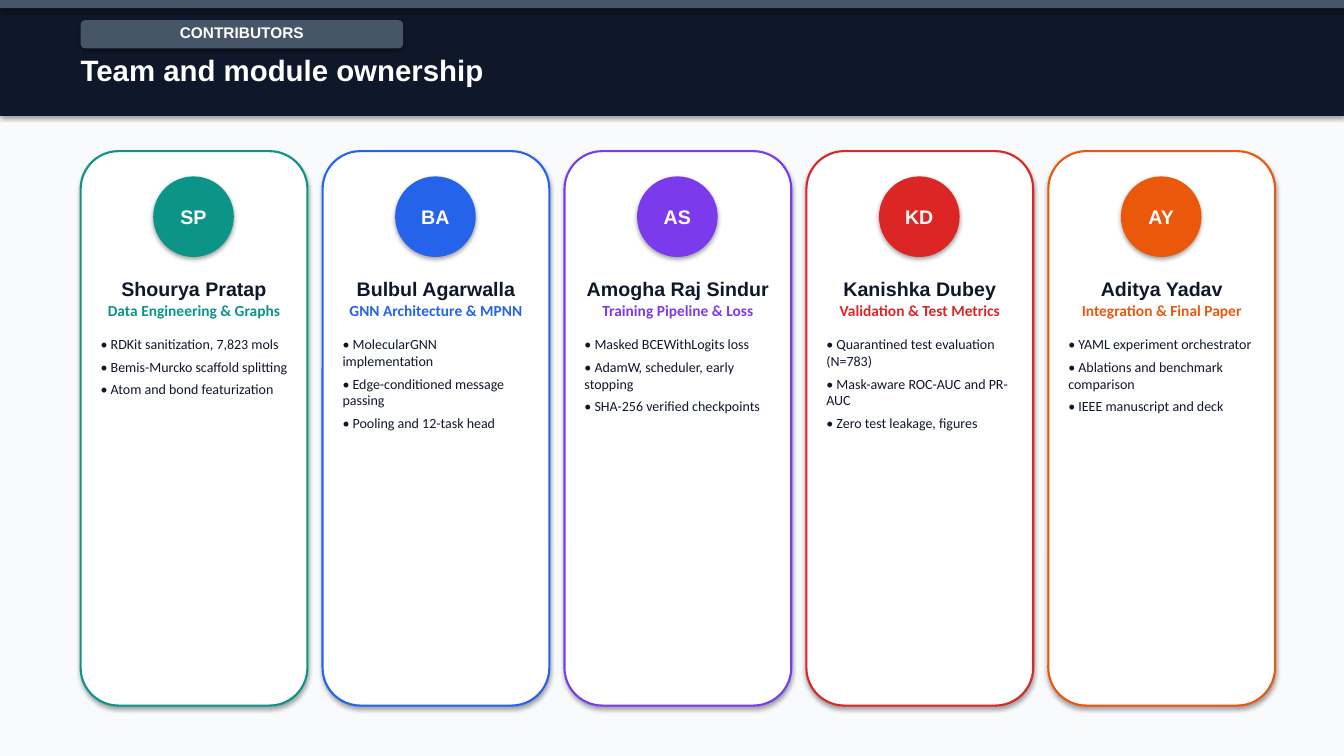
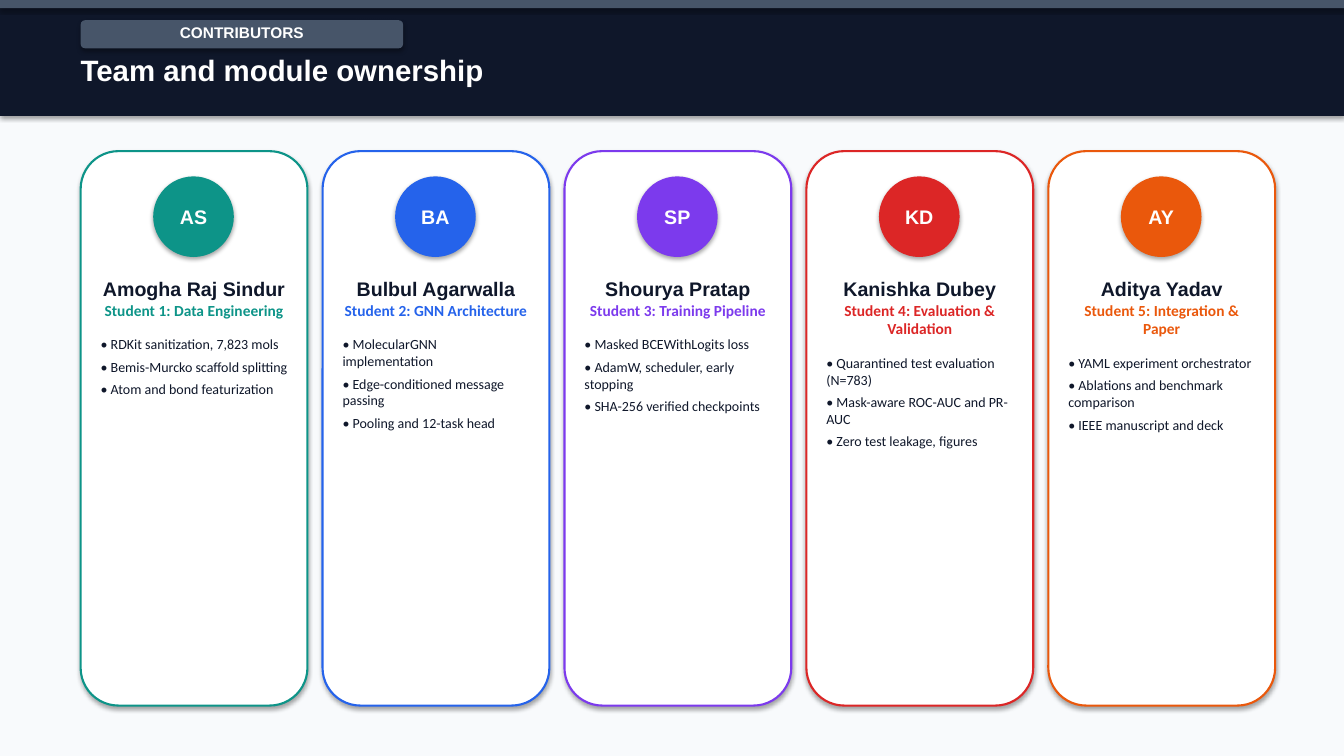
Before and after one commit to shouryapratap132006/Molecular-Toxicity-Prediction, a slide deck: slide 3 of reports/final_presentation/phase2_final_presentation.pptx. Drawn at 1344x756 pixels with LibreOffice and Linux fonts; fonts in the diff are those of the drawing. Boxes give left, top, right and bottom in pixels: in the first picture for what was removed or moved away, otherwise in the second. Text is boxed around its words. In the diff, an @@ line names an element or a change of style, - is before the commit and + after.

```diff
--- a/reports/final_presentation/phase2_final_presentation.pptx
+++ b/reports/final_presentation/phase2_final_presentation.pptx
@@ text in ellipse at (180, 210, 207, 225): text changed @@
-SP
+AS
@@ text in ellipse at (664, 210, 690, 224): text changed @@
-AS
+SP
@@ text at (103, 281, 285, 319): text changed @@
-Shourya Pratap
-Data Engineering & Graphs
+Amogha Raj Sindur
+Student 1: Data Engineering
@@ text at (590, 281, 766, 319): text changed @@
-Amogha Raj Sindur
-Training Pipeline & Loss
+Shourya Pratap
+Student 3: Training Pipeline
@@ text at (345, 305, 527, 316): text changed @@
-GNN Architecture & MPNN
+Student 2: GNN Architecture
@@ text at (844, 305, 981, 334): text changed @@
-Validation & Test Metrics
+Student 4: Evaluation & Validation
@@ text at (1084, 305, 1225, 337): text changed @@
-Integration & Final Paper
+Student 5: Integration & Paper
```
Also in this commit, not shown: 1 other slide changed, 1 other file.
